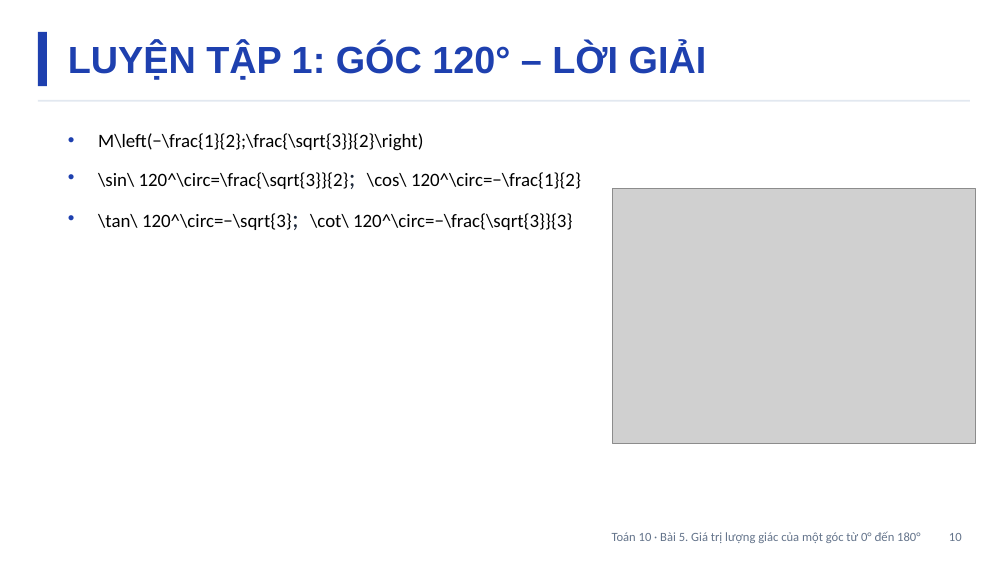
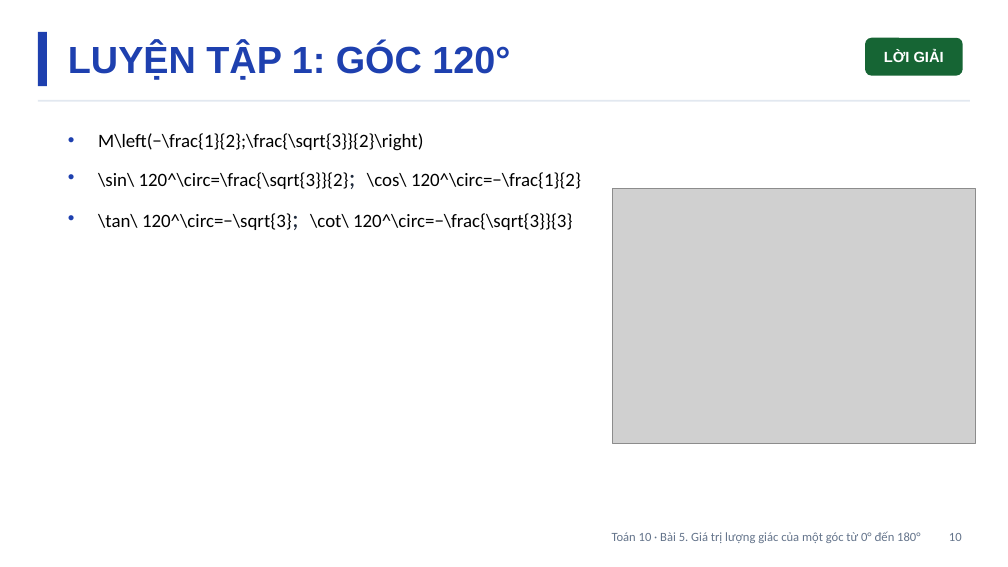
Before and after one commit to Trangtu66/Taode_thi_online, a slide deck: slide 10 of slide/Slide_TOAN10_Bai5_T16-17.pptx. Drawn at 1008x567 pixels with LibreOffice and Linux fonts; fonts in the diff are those of the drawing; grey boxes stand for pictures. Boxes give left, top, right and bottom in pixels: in the first picture for what was removed or moved away, otherwise in the second. Text is boxed around its words. In the diff, an @@ line names an element or a change of style, - is before the commit and + after.

```diff
--- a/slide/Slide_TOAN10_Bai5_T16-17.pptx
+++ b/slide/Slide_TOAN10_Bai5_T16-17.pptx
@@ text at (68, 44, 510, 80): text changed @@
-LUYỆN TẬP 1: GÓC 120° – LỜI GIẢI
+LUYỆN TẬP 1: GÓC 120°
@@ rounded rectangle added at (865, 38, 963, 76), fill #166534, 14 pt, text #FFFFFF, bold @@
+LỜI GIẢI
```
Also in this commit, not shown: 11 other slides changed, 17 other files.
